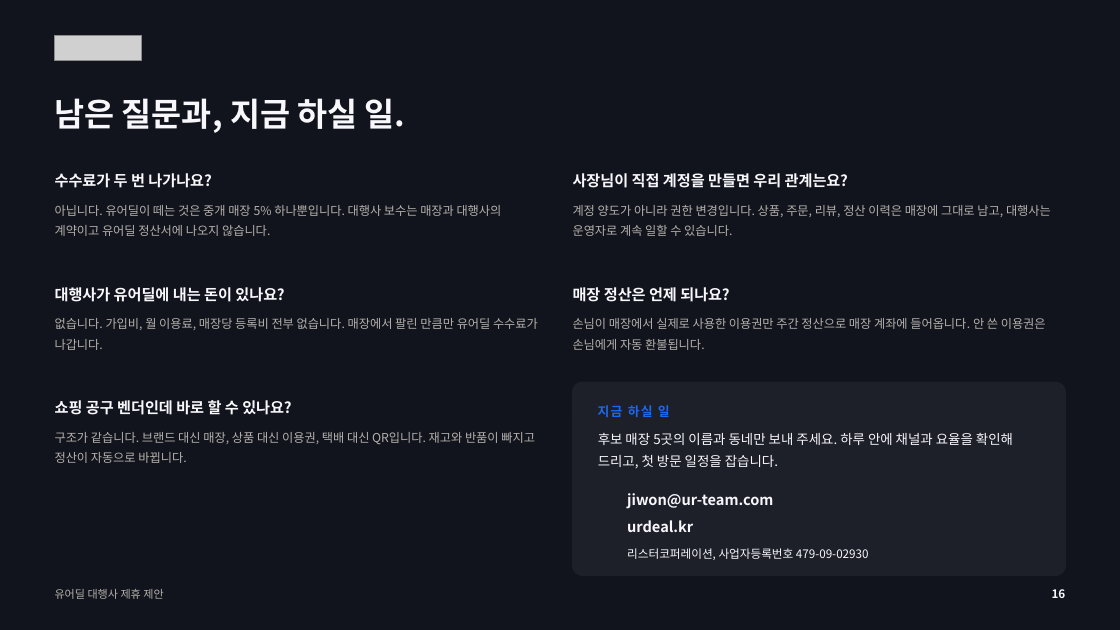
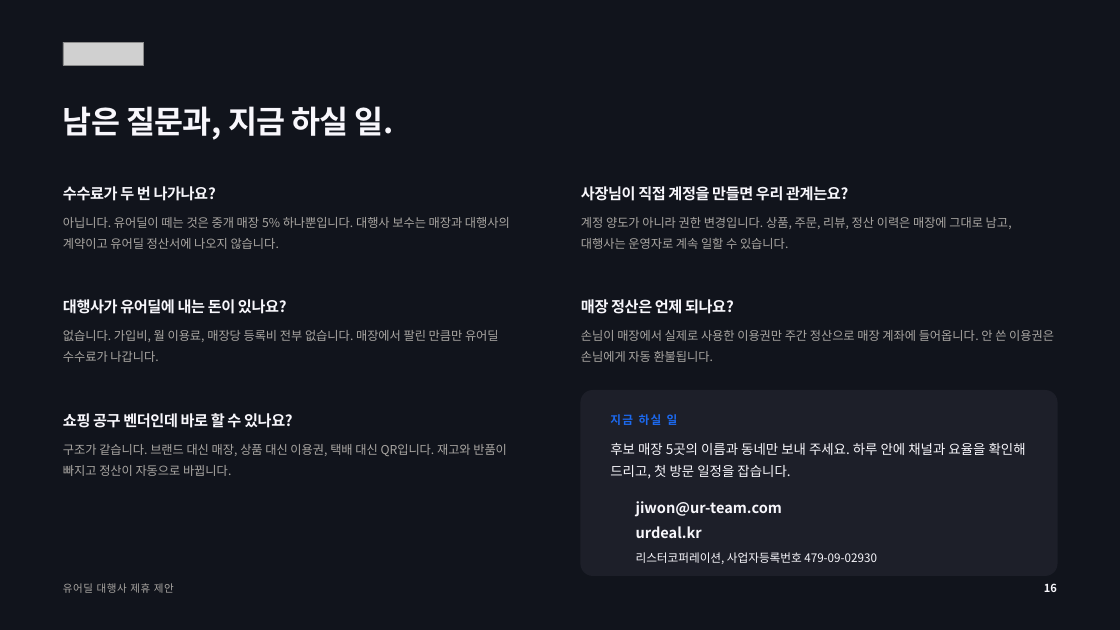
Before and after one commit to tobe2111/ur-live, a slide deck: slide 16 of docs/business/proposals/urdeal-agency-proposal.pptx. Drawn at 1120x630 pixels with LibreOffice and Linux fonts; fonts in the diff are those of the drawing; grey boxes stand for pictures; background and template pictures are left out. Boxes give left, top, right and bottom in pixels: in the first picture for what was removed or moved away, otherwise in the second. Text is boxed around its words. In the diff, an @@ line names an element or a change of style, - is before the commit and + after.

```diff
--- a/docs/business/proposals/urdeal-agency-proposal.pptx
+++ b/docs/business/proposals/urdeal-agency-proposal.pptx
@@ picture: place and size @@
-picture at <box>55,35,141,60</box>
+picture at <box>63,42,144,66</box>
@@ text "남은 질문과, 지금 하실 일.": place and size @@
-text "남은 질문과, 지금 하실 일." at <box>55,98,406,133</box>
+text "남은 질문과, 지금 하실 일." at <box>63,106,393,140</box>
@@ text "남은 질문과, 지금 하실 일." at <box>63,106,393,140</box>: size 28 to 27 pt, letter spacing 0 to -0.6 pt @@
@@ text "아닙니다. 유어딜이 떼는 것은 중개 ...": place and size @@
-text "아닙니다. 유어딜이 떼는 것은 중개 ..." at <box>55,205,502,236</box>
+text "아닙니다. 유어딜이 떼는 것은 중개 ..." at <box>63,217,510,249</box>
@@ text "수수료가 두 번 나가나요?": place and size @@
-text "수수료가 두 번 나가나요?" at <box>55,173,211,188</box>
+text "수수료가 두 번 나가나요?" at <box>63,186,216,201</box>
@@ text "계정 양도가 아니라 권한 변경입니다. ...": place and size @@
-text "계정 양도가 아니라 권한 변경입니다. ..." at <box>573,205,1051,236</box>
+text "계정 양도가 아니라 권한 변경입니다. ..." at <box>581,217,1012,249</box>
@@ text "사장님이 직접 계정을 만들면 우리 ...": place and size @@
-text "사장님이 직접 계정을 만들면 우리 ..." at <box>573,173,848,188</box>
+text "사장님이 직접 계정을 만들면 우리 ..." at <box>581,186,848,201</box>
@@ text "대행사가 유어딜에 내는 돈이 있나요?": place and size @@
-text "대행사가 유어딜에 내는 돈이 있나요?" at <box>55,287,284,302</box>
+text "대행사가 유어딜에 내는 돈이 있나요?" at <box>63,299,287,314</box>
@@ text "매장 정산은 언제 되나요?": place and size @@
-text "매장 정산은 언제 되나요?" at <box>573,287,729,302</box>
+text "매장 정산은 언제 되나요?" at <box>581,299,734,314</box>
@@ text "없습니다. 가입비, 월 이용료, 매장당 ...": place and size @@
-text "없습니다. 가입비, 월 이용료, 매장당 ..." at <box>55,318,538,350</box>
+text "없습니다. 가입비, 월 이용료, 매장당 ..." at <box>63,330,499,362</box>
@@ text "손님이 매장에서 실제로 사용한 이용권만 ...": place and size @@
-text "손님이 매장에서 실제로 사용한 이용권만 ..." at <box>573,318,1046,350</box>
+text "손님이 매장에서 실제로 사용한 이용권만 ..." at <box>581,330,1054,362</box>
@@ letter spacing 0 to -0.3 pt in 5 elements at <box>63,186,216,201</box>, <box>581,186,848,201</box>, <box>63,299,287,314</box>, <box>581,299,734,314</box>, <box>63,410,293,430</box> @@
@@ text "쇼핑 공구 벤더인데 바로 할 ...": place and size @@
-text "쇼핑 공구 벤더인데 바로 할 ..." at <box>55,400,291,415</box>
+text "쇼핑 공구 벤더인데 바로 할 ..." at <box>63,410,293,430</box>
@@ rounded rectangle: place and size @@
-rounded rectangle at <box>573,382,1066,576</box>
+rounded rectangle at <box>581,391,1058,576</box>
@@ rounded rectangle at <box>581,391,1058,576</box>: proportions changed @@
@@ text "지금 하실 일": place and size @@
-text "지금 하실 일" at <box>598,405,670,417</box>
+text "지금 하실 일" at <box>610,414,678,425</box>
@@ text "지금 하실 일" at <box>610,414,678,425</box>: size 11 to 10 pt, letter spacing 1 to 1.2 pt @@
@@ text colour #B4B0AC to #A9A6A2; line spacing 1.4 to 1.42 in 5 elements at <box>63,217,510,249</box>, <box>63,330,499,362</box>, <box>581,330,1054,362</box>, <box>581,217,1012,249</box>, <box>63,444,507,476</box> @@
@@ text "구조가 같습니다. 브랜드 대신 매장, ...": place and size @@
-text "구조가 같습니다. 브랜드 대신 매장, ..." at <box>55,432,535,463</box>
+text "구조가 같습니다. 브랜드 대신 매장, ..." at <box>63,444,507,476</box>
@@ text "후보 매장 5곳의 이름과 동네만 ...": place and size @@
-text "후보 매장 5곳의 이름과 동네만 ..." at <box>598,433,1013,468</box>
+text "후보 매장 5곳의 이름과 동네만 ..." at <box>610,443,1026,479</box>
@@ text "jiwon@ur-team.com": place and size @@
-text "jiwon@ur-team.com" at <box>627,493,773,509</box>
+text "jiwon@ur-team.com" at <box>636,501,782,517</box>
@@ text "urdeal.kr": place and size @@
-text "urdeal.kr" at <box>627,520,693,532</box>
+text "urdeal.kr" at <box>636,526,702,538</box>
@@ text "리스터코퍼레이션, 사업자등록번호 479-09-02930": place and size @@
-text "리스터코퍼레이션, 사업자등록번호 479-09-02930" at <box>627,548,869,560</box>
+text "리스터코퍼레이션, 사업자등록번호 479-09-02930" at <box>636,552,877,564</box>
@@ text "유어딜 대행사 제휴 제안": place and size @@
-text "유어딜 대행사 제휴 제안" at <box>55,589,163,599</box>
+text "유어딜 대행사 제휴 제안" at <box>63,583,174,593</box>
@@ text "유어딜 대행사 제휴 제안" at <box>63,583,174,593</box>: size 9.5 to 9 pt, text colour #B4B0AC to #A9A6A2, letter spacing 0 to 0.5 pt @@
@@ text "16": place and size @@
-text "16" at <box>1052,589,1066,598</box>
+text "16" at <box>1044,583,1057,592</box>
@@ text "16" at <box>1044,583,1057,592</box>: size 10 to 9.5 pt @@
```
Also in this commit, not shown: 15 other slides changed, 8 other files.
